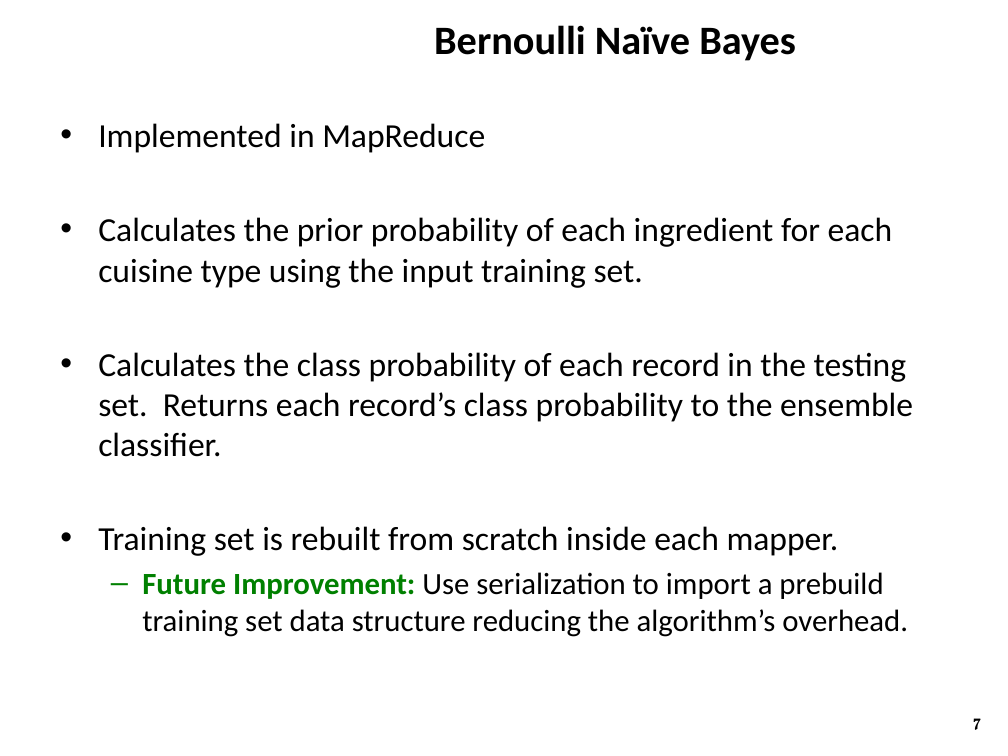
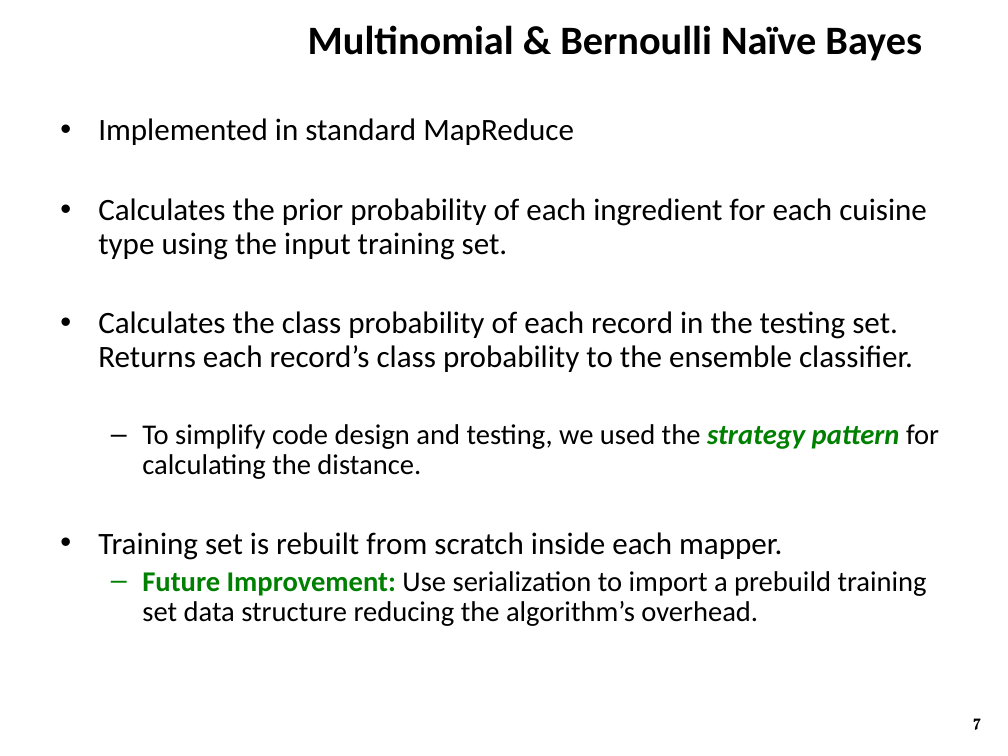
Before and after one commit to ZaydH/CS286_Project, a slide deck: slide 7 of Presentation/CS286 - Ensemble Classifier on AWS.pptx. Drawn at 1008x756 pixels with LibreOffice and Linux fonts; fonts in the diff are those of the drawing; background and template pictures are left out. Boxes give left, top, right and bottom in pixels: in the first picture for what was removed or moved away, otherwise in the second. Text is boxed around its words. In the diff, an @@ line names an element or a change of style, - is before the commit and + after.

Commit message:
Updates to the slides including adding both Bernoulli and Multinomial NB. Updates to the list of references in the presentation. Mentioning explicitly the use of maven for the preprocessor. Mentioning the use of strategy pattern for Bernoulli and Multinomial NB. Updating the Oozie workflow to include both Bernoulli and Multinomail NB.

```diff
--- a/Presentation/CS286 - Ensemble Classifier on AWS.pptx
+++ b/Presentation/CS286 - Ensemble Classifier on AWS.pptx
@@ title at bbox=[308, 25, 922, 61]: text changed @@
-Bernoulli Naïve Bayes
+Multinomial & Bernoulli Naïve Bayes
@@ text at bbox=[98, 118, 574, 145]: text changed; size 24 to 22.2 pt @@
-• Implemented in MapReduce
+• Implemented in standard MapReduce
@@ text at bbox=[98, 198, 927, 626]: size 24 to 22.2 pt in "Calculates the prior probability of each ingredient ...", "Calculates the class probability of each record ...", "Training set is rebuilt from scratch inside ..."; size 22 to 20.4 pt in "Future Improvement: Use serialization to import a ..."; line spacing 1 to 0.9 @@
@@ text at bbox=[142, 424, 939, 479]: paragraph added @@
+  – To simplify code design and testing, we used the strategy pattern for calculating the distance.
```
Also in this commit, not shown: 5 other slides changed, 1 other file.
